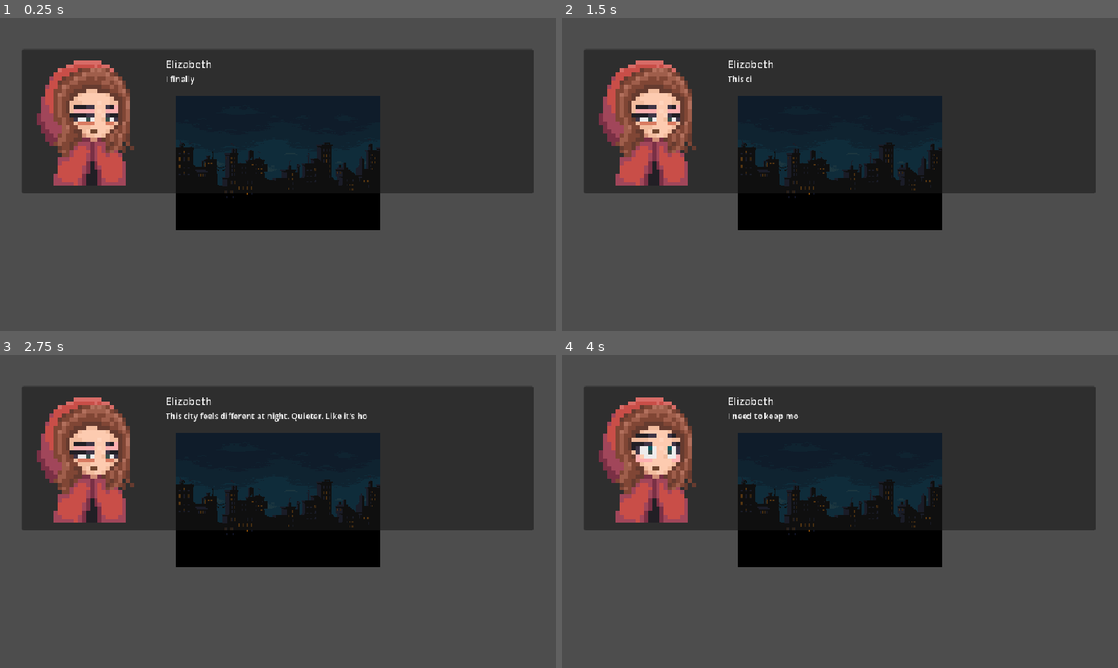
Above: before the commit, frames 1-4 (two rows, left to right).
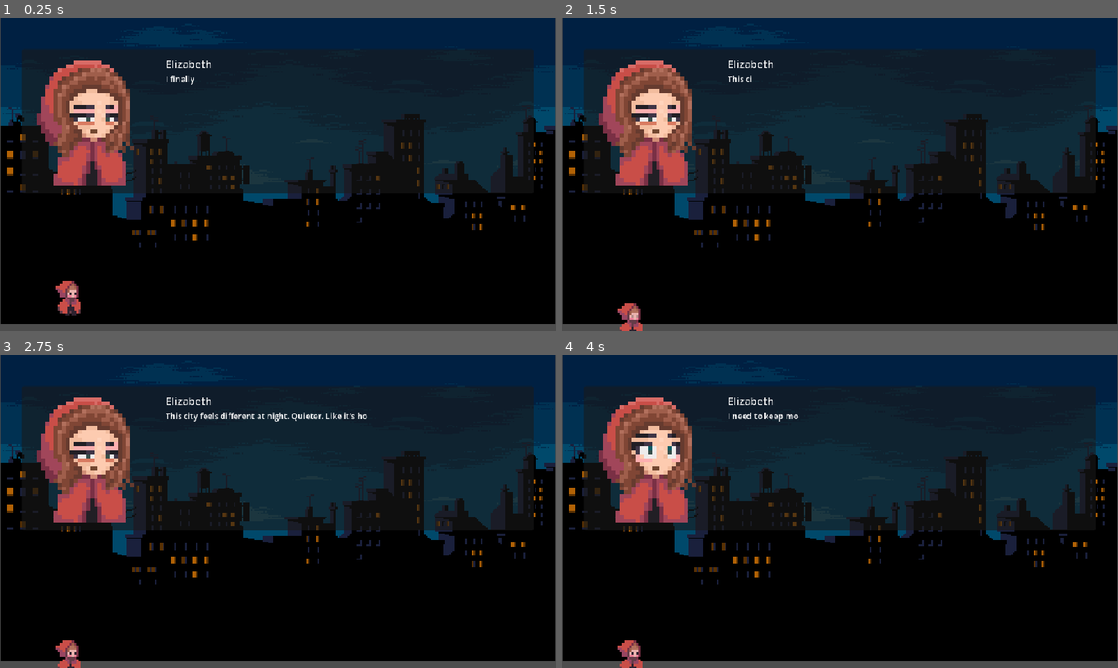
Above: after the commit, the same moments.

Repository: carterman82/godot-phobia-remake
Game: Godot game, scene res://scenes/levels/Level01.tscn
The game is run twice, just before and just after one commit, with the same random seed, the same clock (stepped at 60 frames per second) and the same inputs. The project has no main scene, so this scene is started directly.
Inputs:
- Up to frame 1 (0.25 s): no input
- Up to frame 2 (1.5 s): tap Enter (ui_accept) at 0.5, 0.8 s; hold D (move_right) 0.53-1.25 s; hold Space (dash) 0.53-1.25 s; tap W (jump) at 0.77, 1.07 s; click "Continue." at 1.25 s
- Up to frame 3 (2.75 s): hold D (move_right) from 2.03 s (still down); tap Enter (ui_accept) at 2.1 s; tap W (jump) at 2.27, 2.3, 2.57 s
- Up to frame 4 (4 s): release D (move_right) at 2.78 s; hold A (move_left) 2.78-3.5 s; hold W (jump) 2.78-3.5 s; tap Space (dash) at 3.05 s; click "Continue." at 3.5 s

The runs differ from the first frame. In frame 1, 77% of the frame differs, in the area x 0-100%, y 0-98%; in frame 2, 77%, in the area x 0-100%, y 0-100%; in frame 3, 77%; in frame 4, 77%.
Error in both runs: Invalid call. Nonexistent function 'is_action_just_pressed' in base 'InputEventKey'. (res://scripts/autoloads/DialogueManager.gd:91)

Commit message:
Wire up player animations and tilemap system
Player.gd:
- _setup_sprites() builds SpriteFrames at runtime (no editor needed)
  - idle: 2-frame blink cycle at 3 fps
  - walk: 9-frame vertical strip at 12 fps
  - jump: 9 individual frames at 10 fps, no loop
  - sleepy: 3-frame vertical strip at 4 fps
- Sprite scaled 4x (16px -> 64px) for proper screen size
- Animation state machine: jump when in air, walk when moving, idle otherwise

LevelTileMap.gd:
- Builds TileSet from any atlas texture at runtime
- Auto-detects grid dimensions from texture size
- Adds full-square physics collision to every tile
- User paints the level layout in Godot editor

Level01.tscn:
- City background scaled to fill 960x540 viewport
- TileMap node with Fear of Dark tileset (tilemapblack.png)
- Placeholder floor StaticBody2D (remove after painting tiles)

Co-Authored-By: Claude Sonnet 4.6 <noreply@anthropic.com>

Diff:
--- a/scenes/levels/Level01.tscn
+++ b/scenes/levels/Level01.tscn
@@ -1,12 +1,13 @@
-[gd_scene load_steps=9 format=3]
+[gd_scene load_steps=10 format=3]
 
 [ext_resource type="Script" path="res://scripts/Level.gd" id="1_level"]
 [ext_resource type="Script" path="res://scripts/Player.gd" id="2_player"]
 [ext_resource type="Script" path="res://scripts/EventTrigger.gd" id="3_trigger"]
-[ext_resource type="Texture2D" path="res://assets/backgrounds/Titlescreen/city.png" id="4_city"]
+[ext_resource type="Script" path="res://scripts/LevelTileMap.gd" id="4_tilemap"]
+[ext_resource type="Texture2D" path="res://assets/backgrounds/Titlescreen/city.png" id="5_city"]
 
 [sub_resource type="RectangleShape2D" id="RectangleShape2D_player"]
-size = Vector2(12, 24)
+size = Vector2(10, 22)
 
 [sub_resource type="RectangleShape2D" id="RectangleShape2D_floor"]
 size = Vector2(3840, 20)
@@ -23,7 +24,8 @@
 
 [node name="Background" type="Sprite2D" parent="."]
 position = Vector2(480, 270)
-texture = ExtResource("4_city")
+scale = Vector2(2.72, 2.4)
+texture = ExtResource("5_city")
 
 [node name="Floor" type="StaticBody2D" parent="."]
 position = Vector2(960, 530)
@@ -31,8 +33,16 @@
 [node name="CollisionShape2D" type="CollisionShape2D" parent="Floor"]
 shape = SubResource("RectangleShape2D_floor")
 
+[node name="TileMap" type="TileMap" parent="."]
+script = ExtResource("4_tilemap")
+atlas_texture_path = "res://assets/sprites/Tilemap/FearOfDark/tilemapblack.png"
+tile_size_px = Vector2i(16, 16)
+physics_layer_enabled = true
+
 [node name="Player" type="CharacterBody2D" parent="."]
-position = Vector2(120, 480)
+position = Vector2(120, 440)
+collision_layer = 1
+collision_mask = 1
 script = ExtResource("2_player")
 
 [node name="AnimatedSprite2D" type="AnimatedSprite2D" parent="Player"]
@@ -48,7 +58,9 @@
 limit_bottom = 560
 
 [node name="IntroTrigger" type="Area2D" parent="."]
-position = Vector2(120, 490)
+position = Vector2(120, 460)
+collision_layer = 2
+collision_mask = 1
 script = ExtResource("3_trigger")
 dialogue_id = "intro_01"
 one_shot = true
@@ -57,7 +69,9 @@
 shape = SubResource("RectangleShape2D_trigger_a")
 
 [node name="LampTrigger" type="Area2D" parent="."]
-position = Vector2(560, 490)
+position = Vector2(560, 460)
+collision_layer = 2
+collision_mask = 1
 script = ExtResource("3_trigger")
 dialogue_id = "street_lamp_01"
 one_shot = true
--- /dev/null
+++ b/scripts/LevelTileMap.gd
@@ -0,0 +1,54 @@
+## Configures a TileSet from a texture atlas at runtime.
+## Attach to a TileMap node. Set atlas_texture_path and tile_size before running.
+## After first run, paint tiles in the Godot editor using the TileMap panel.
+extends TileMap
+
+@export var atlas_texture_path: String = ""
+@export var tile_size_px: Vector2i = Vector2i(16, 16)
+@export var physics_layer_enabled: bool = true
+
+func _ready() -> void:
+	if atlas_texture_path == "" or tile_set != null:
+		return
+	_build_tileset()
+
+func _build_tileset() -> void:
+	if not ResourceLoader.exists(atlas_texture_path):
+		push_warning("LevelTileMap: texture not found: " + atlas_texture_path)
+		return
+
+	var ts := TileSet.new()
+	ts.tile_size = tile_size_px
+
+	if physics_layer_enabled:
+		ts.add_physics_layer()
+
+	var source := TileSetAtlasSource.new()
+	source.texture = load(atlas_texture_path)
+	source.texture_region_size = tile_size_px
+
+	# Compute atlas grid dimensions from texture size
+	var tex_size: Vector2i = source.texture.get_size()
+	var cols := tex_size.x / tile_size_px.x
+	var rows := tex_size.y / tile_size_px.y
+
+	for row in rows:
+		for col in cols:
+			var coord := Vector2i(col, row)
+			source.create_tile(coord)
+			if physics_layer_enabled:
+				# Give every tile a full-square collision shape
+				var td := source.get_tile_data(coord, 0)
+				var poly := PackedVector2Array([
+					Vector2(-tile_size_px.x * 0.5, -tile_size_px.y * 0.5),
+					Vector2( tile_size_px.x * 0.5, -tile_size_px.y * 0.5),
+					Vector2( tile_size_px.x * 0.5,  tile_size_px.y * 0.5),
+					Vector2(-tile_size_px.x * 0.5,  tile_size_px.y * 0.5),
+				])
+				td.add_collision_polygon(0)
+				td.set_collision_polygon_points(0, 0, poly)
+
+	ts.add_source(source)
+	tile_set = ts
+	print("LevelTileMap: built tileset from ", atlas_texture_path,
+			" — %d×%d tiles. Paint the level in the Godot editor." % [cols, rows])
--- a/scripts/Player.gd
+++ b/scripts/Player.gd
@@ -8,7 +8,7 @@
 # Jump
 const JUMP_VELOCITY := -340.0
 const MAX_JUMPS := 2
-const JUMP_RELEASE_MULT := 0.45  # vertical velocity multiplier on early jump release
+const JUMP_RELEASE_MULT := 0.45
 
 # Coyote time & jump buffer
 const COYOTE_TIME := 0.1
@@ -16,9 +16,12 @@
 
 # Dash
 const DASH_SPEED := 420.0
-const DASH_DURATION := 0.18        # minimum dash duration (tap)
-const DASH_MAX_DURATION := 0.35    # maximum dash duration (hold)
+const DASH_DURATION := 0.18
+const DASH_MAX_DURATION := 0.35
 const DASH_COOLDOWN := 0.8
+
+# Sprite display scale (16px sprite → 64px on screen)
+const SPRITE_SCALE := Vector2(4, 4)
 
 @onready var _sprite: AnimatedSprite2D = $AnimatedSprite2D
 
@@ -30,14 +33,81 @@
 var _is_dashing := false
 var _dash_timer := 0.0
 var _dash_cooldown := 0.0
-var _dash_dir := 1          # 1 = right, -1 = left
+var _dash_dir := 1
 var _can_dash := true
+
+var _in_air := false
 
 func _ready() -> void:
 	add_to_group("player")
+	_setup_sprites()
 	DialogueManager.dialogue_started.connect(_on_dialogue_started)
 	DialogueManager.dialogue_finished.connect(_on_dialogue_finished)
 
+# ---------------------------------------------------------------------------
+# Sprite frame setup (done in code so no Godot editor required)
+# ---------------------------------------------------------------------------
+func _setup_sprites() -> void:
+	_sprite.scale = SPRITE_SCALE
+
+	var frames := SpriteFrames.new()
+
+	# IDLE — two-frame blink cycle
+	frames.add_animation("idle")
+	frames.set_animation_speed("idle", 3.0)
+	frames.set_animation_loop("idle", true)
+	_add_frame(frames, "idle", "res://assets/sprites/Player/Idle/idle.png", 4.0)
+	_add_frame(frames, "idle", "res://assets/sprites/Player/Idle/bilnk'.png", 1.0)
+
+	# WALK — vertical strip (16 × 144, 9 frames of 16×16)
+	frames.add_animation("walk")
+	frames.set_animation_speed("walk", 12.0)
+	frames.set_animation_loop("walk", true)
+	_add_strip(frames, "walk", "res://assets/sprites/Player/Run/RidingHoodRun (1).png",
+			16, 16, 9, false)
+
+	# JUMP — 9 individual files
+	frames.add_animation("jump")
+	frames.set_animation_speed("jump", 10.0)
+	frames.set_animation_loop("jump", false)
+	for i in range(1, 10):
+		_add_frame(frames, "jump",
+				"res://assets/sprites/Player/Jump/sprite_%02d.png" % i, 1.0)
+
+	# SLEEPY — vertical strip (16 × 48, 3 frames of 16×16)
+	frames.add_animation("sleepy")
+	frames.set_animation_speed("sleepy", 4.0)
+	frames.set_animation_loop("sleepy", true)
+	_add_strip(frames, "sleepy", "res://assets/sprites/Player/Sleepy/Sleepy.png",
+			16, 16, 3, false)
+
+	_sprite.sprite_frames = frames
+	_sprite.play("idle")
+
+func _add_frame(frames: SpriteFrames, anim: String, path: String, duration: float) -> void:
+	if not ResourceLoader.exists(path):
+		return
+	frames.add_frame(anim, load(path), duration)
+
+func _add_strip(frames: SpriteFrames, anim: String, path: String,
+		frame_w: int, frame_h: int, count: int, horizontal: bool) -> void:
+	if not ResourceLoader.exists(path):
+		return
+	var tex := load(path) as Texture2D
+	if tex == null:
+		return
+	for i in count:
+		var atlas := AtlasTexture.new()
+		atlas.atlas = tex
+		if horizontal:
+			atlas.region = Rect2(i * frame_w, 0, frame_w, frame_h)
+		else:
+			atlas.region = Rect2(0, i * frame_h, frame_w, frame_h)
+		frames.add_frame(anim, atlas, 1.0)
+
+# ---------------------------------------------------------------------------
+# Physics
+# ---------------------------------------------------------------------------
 func _physics_process(delta: float) -> void:
 	if DialogueManager.is_active():
 		velocity.x = move_toward(velocity.x, 0.0, SPEED)
@@ -48,11 +118,12 @@
 
 	var on_floor := is_on_floor()
 
-	# Landing
+	# Just landed
 	if on_floor and not _was_on_floor:
 		AudioManager.play_sfx("res://assets/audio/sfx/land.wav")
 		_jumps_left = MAX_JUMPS
 		_can_dash = true
+		_in_air = false
 
 	# Coyote timer
 	if on_floor:
@@ -69,27 +140,24 @@
 	else:
 		_jump_buffer_timer -= delta
 
-	# Dash cooldown
 	_dash_cooldown -= delta
 
-	# Start dash
 	if Input.is_action_just_pressed("dash") and _can_dash and _dash_cooldown <= 0:
 		_start_dash()
 
-	# Dashing overrides normal movement
 	if _is_dashing:
 		_process_dash(delta)
+		_play_anim("walk")
 		move_and_slide()
 		return
 
-	# Gravity
 	_apply_gravity(delta)
 
-	# Variable jump: releasing jump early cuts upward velocity
+	# Variable jump height: cut velocity when releasing jump early
 	if velocity.y < 0 and not Input.is_action_pressed("jump"):
 		velocity.y *= pow(JUMP_RELEASE_MULT, delta * 60.0)
 
-	# Execute buffered jump
+	# Consume buffered jump
 	if _jump_buffer_timer > 0:
 		var can_ground_jump := _coyote_timer > 0 and _jumps_left == MAX_JUMPS
 		if can_ground_jump:
@@ -97,13 +165,18 @@
 		elif _jumps_left > 0 and not on_floor:
 			_do_jump(true)
 
-	# Horizontal movement
 	var dir := Input.get_axis("move_left", "move_right")
 	velocity.x = dir * SPEED
 
 	if dir != 0:
 		_dash_dir = int(sign(dir))
 		_sprite.flip_h = dir < 0
+
+	# Animation
+	if not on_floor:
+		_in_air = true
+		_play_anim("jump")
+	elif dir != 0:
 		_play_anim("walk")
 	else:
 		_play_anim("idle")
@@ -119,6 +192,7 @@
 	_jumps_left -= 1
 	_coyote_timer = 0.0
 	_jump_buffer_timer = 0.0
+	_in_air = true
 	if is_double:
 		AudioManager.play_sfx("res://assets/audio/sfx/jump.wav")
 	else:
@@ -143,9 +217,12 @@
 	velocity.y = 0.0
 
 func _play_anim(anim: String) -> void:
-	if _sprite.sprite_frames != null and _sprite.sprite_frames.has_animation(anim):
-		if _sprite.animation != anim:
-			_sprite.play(anim)
+	if _sprite.sprite_frames == null:
+		return
+	if not _sprite.sprite_frames.has_animation(anim):
+		return
+	if _sprite.animation != anim:
+		_sprite.play(anim)
 
 func _on_dialogue_started(_id: String) -> void:
 	velocity.x = 0.0
Not shown, added: assets/audio/music/cavesong (mp3cut.net).wav.import
Not shown, added: assets/audio/music/credits.wav.import
Not shown, added: assets/backgrounds/Titlescreen/uploads_files_5073953_Street+Light.obj.import
